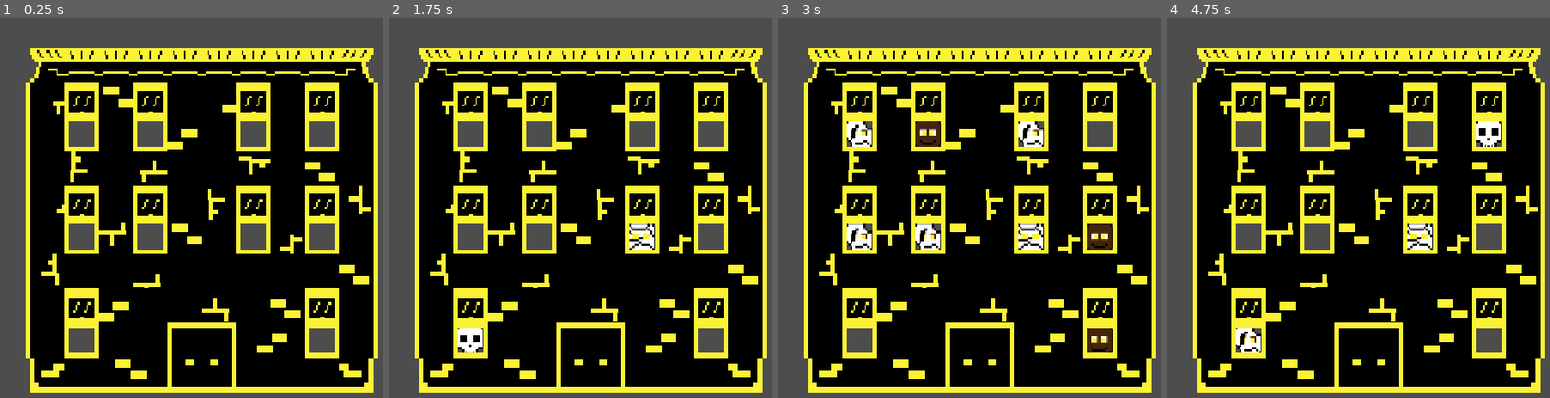
Above: before the commit, frames 1-4 (left to right).
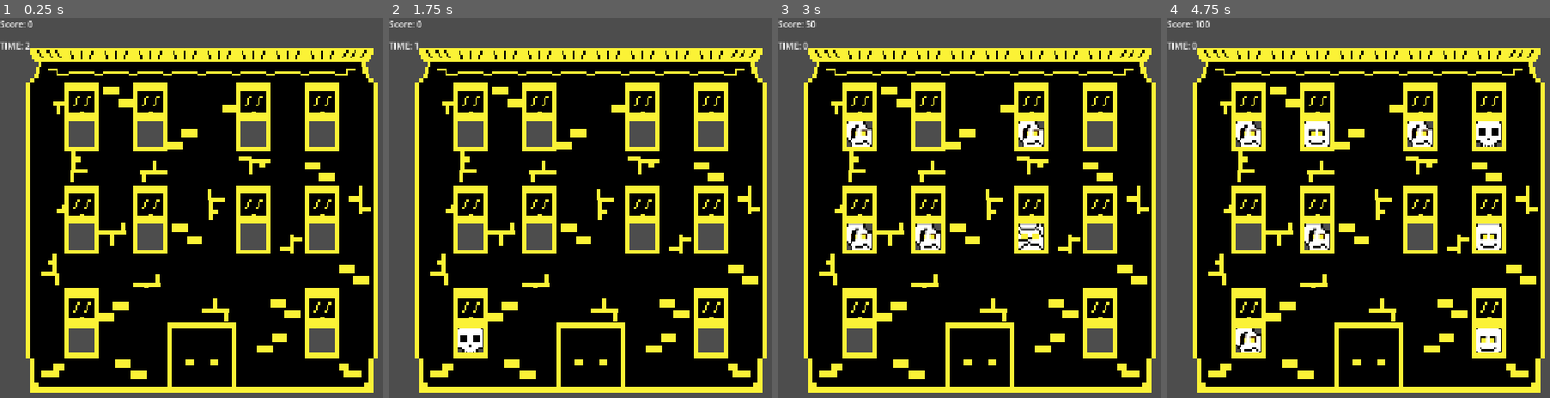
Above: after the commit, the same moments.

Repository: Pin7i7o/Baglord
Game: Godot game, scene res://Scenes/main.tscn
Same seed, same stepped clock (60 frames per second), same inputs: the game is played once before the commit and once after it.
Inputs (mouse positions are in pixels of both pictures, inside the frame that each line leads up to):
- Up to frame 1 (0.25 s): no input
- Up to frame 2 (1.75 s): tap Enter at 0.5 s; move the mouse to (469, 170) at 0.52 s; click (469, 170) at 0.6 s; tap Space at 1.25 s; move the mouse to (538, 170) at 1.27 s; click (538, 170) at 1.35 s
- Up to frame 3 (3 s): move the mouse to (1030, 170) at 2.02 s; click (1030, 170) at 2.1 s; move the mouse to (1099, 135) at 2.77 s; click (1099, 135) at 2.85 s
- Up to frame 4 (4.75 s): tap Enter at 3.5 s; move the mouse to (1247, 238) at 3.52 s; click (1247, 238) at 3.6 s; move the mouse to (1316, 272) at 4.27 s; click (1316, 272) at 4.35 s

The runs differ from the first frame. In frame 1, 0.2% of the frame differs, in the area x 0-9%, y 0-9%; in frame 2, 0.6%; in frame 3, 1.6%; in frame 4, 3.3%, in the area x 0-88%, y 0-89%.

Commit message:
Added score and timer dynamic updates

Diff:
--- a/Scenes/main.tscn
+++ b/Scenes/main.tscn
@@ -2,6 +2,7 @@
 
 [ext_resource type="PackedScene" uid="uid://ho7ni3oxkwpj" path="res://Scenes/window.tscn" id="1_bo1nx"]
 [ext_resource type="Texture2D" uid="uid://bi2pg5msvp5k5" path="res://Assets/Tileset/full_tileset.png" id="3_8gbba"]
+[ext_resource type="Script" uid="uid://djquq2noeruj8" path="res://Scipts/game_manager.gd" id="3_jjvhh"]
 
 [sub_resource type="TileSetAtlasSource" id="TileSetAtlasSource_jjvhh"]
 texture = ExtResource("3_8gbba")
@@ -29,40 +30,58 @@
 sources/11 = SubResource("TileSetAtlasSource_jjvhh")
 
 [node name="Main" type="Node2D" unique_id=1880168877]
+script = ExtResource("3_jjvhh")
 
-[node name="Node" type="Node2D" parent="." unique_id=881250454]
+[node name="Monsters" type="Node2D" parent="." unique_id=881250454]
 
-[node name="Monster" parent="Node" unique_id=2056801401 instance=ExtResource("1_bo1nx")]
+[node name="Monster" parent="Monsters" unique_id=2056801401 instance=ExtResource("1_bo1nx")]
 position = Vector2(152, 280)
 
-[node name="Monster2" parent="Node" unique_id=1007169670 instance=ExtResource("1_bo1nx")]
+[node name="Monster2" parent="Monsters" unique_id=1007169670 instance=ExtResource("1_bo1nx")]
 position = Vector2(280, 280)
 
-[node name="Monster3" parent="Node" unique_id=1390944587 instance=ExtResource("1_bo1nx")]
+[node name="Monster3" parent="Monsters" unique_id=1390944587 instance=ExtResource("1_bo1nx")]
 position = Vector2(472, 280)
 
-[node name="Monster4" parent="Node" unique_id=50435428 instance=ExtResource("1_bo1nx")]
+[node name="Monster4" parent="Monsters" unique_id=50435428 instance=ExtResource("1_bo1nx")]
 position = Vector2(600, 280)
 
-[node name="Monster5" parent="Node" unique_id=1289059518 instance=ExtResource("1_bo1nx")]
+[node name="Monster5" parent="Monsters" unique_id=1289059518 instance=ExtResource("1_bo1nx")]
 position = Vector2(152, 472)
 
-[node name="Monster6" parent="Node" unique_id=847810520 instance=ExtResource("1_bo1nx")]
+[node name="Monster6" parent="Monsters" unique_id=847810520 instance=ExtResource("1_bo1nx")]
 position = Vector2(280, 472)
 
-[node name="Monster7" parent="Node" unique_id=1372366179 instance=ExtResource("1_bo1nx")]
+[node name="Monster7" parent="Monsters" unique_id=1372366179 instance=ExtResource("1_bo1nx")]
 position = Vector2(471, 472)
 
-[node name="Monster8" parent="Node" unique_id=1236464021 instance=ExtResource("1_bo1nx")]
+[node name="Monster8" parent="Monsters" unique_id=1236464021 instance=ExtResource("1_bo1nx")]
 position = Vector2(600, 472)
 
-[node name="Monster9" parent="Node" unique_id=1475754348 instance=ExtResource("1_bo1nx")]
+[node name="Monster9" parent="Monsters" unique_id=1475754348 instance=ExtResource("1_bo1nx")]
 position = Vector2(599, 664)
 
-[node name="Monster10" parent="Node" unique_id=774500907 instance=ExtResource("1_bo1nx")]
+[node name="Monster10" parent="Monsters" unique_id=774500907 instance=ExtResource("1_bo1nx")]
 position = Vector2(152, 664)
+
+[node name="ScoreLabel" type="Label" parent="." unique_id=1341521540]
+offset_right = 69.0
+offset_bottom = 23.0
+text = "SCORE: 0"
 
 [node name="TileMapLayer" type="TileMapLayer" parent="." unique_id=1728741156]
 texture_filter = 1
 tile_map_data = PackedByteArray("AAAFACkACwADAAIAAAAlACkACwAEAAEAAAABACUACwAEAAIAAAABACEACwAEAAIAAAABAB0ACwAEAAIAAAABAB …(1952 unchanged characters)…
 tile_set = SubResource("TileSet_5qihg")
+
+[node name="Timer" type="Timer" parent="." unique_id=2026717707]
+wait_time = 2.0
+one_shot = true
+autostart = true
+
+[node name="TimerLabel" type="Label" parent="." unique_id=918382439]
+offset_top = 40.0
+offset_right = 40.0
+offset_bottom = 63.0
+
+[connection signal="timeout" from="Timer" to="." method="_on_timer_timeout"]
--- /dev/null
+++ b/Scipts/game_manager.gd
@@ -0,0 +1,27 @@
+extends Node2D
+
+@onready var score_label: Label = $ScoreLabel
+@onready var monsters: Node2D = $Monsters
+
+@onready var timer: Timer = $Timer
+@onready var timer_label: Label = $TimerLabel
+
+var score: int = 0
+
+func _ready() -> void:
+	score_label.text = ("Score: 0")
+	for monster in monsters.get_children():
+		monster.update_score.connect(_update_score)
+
+func _process(delta: float) -> void:
+	timer_label.text = "TIME: " + str(ceili(timer.time_left))
+
+func _update_score(points: int) -> void:
+	if (score + points) < 0:
+		score = 0
+	else:
+		score+= points
+	score_label.text = ("Score: " + str(score))
+
+func _on_timer_timeout() -> void:
+	print("game over")
--- a/Scipts/monster.gd
+++ b/Scipts/monster.gd
@@ -1,4 +1,6 @@
 extends Node2D
+
+signal update_score
 
 @onready var sprite_2d: Sprite2D = $Sprite2D
 @onready var collision_shape_2d: CollisionShape2D = $CollisionShape2D
@@ -27,12 +29,8 @@
 var type_of_monster: TYPE_OF_MONSTER = TYPE_OF_MONSTER.ZOMBIE
 var movement_height: int = 64
 var can_hit: bool = false
-var initial_position: Vector2 = Vector2.ZERO
-var sprite_node_positon_tween: Tween
-
 
 func _ready() -> void:
-	initial_position = global_position
 	_change_monster_settings()
 	randomize()
 
@@ -59,10 +57,10 @@
 
 func _set_new_timer() -> float:
 	match type_of_monster:
-		TYPE_OF_MONSTER.ZOMBIE: return 2.0
-		TYPE_OF_MONSTER.MUMMY: return 1.5
+		TYPE_OF_MONSTER.ZOMBIE: return 2.5
+		TYPE_OF_MONSTER.MUMMY: return 2.0
 		TYPE_OF_MONSTER.SKELETON: return 1.0
-		TYPE_OF_MONSTER.HUMAN: return 2.0
+		TYPE_OF_MONSTER.HUMAN: return 3.0
 		_: return 0.0
 
 func _on_timer_timeout() -> void:
@@ -75,6 +73,7 @@
 
 func _on_input_event(_viewport: Node, event: InputEvent, _shape_idx: int) -> void:
 	if event.is_action_released("click") and can_hit:
+		update_score.emit(monster_points.get(type_of_monster))
 		can_hit = false
 		_movement(Vector2.DOWN, true, true)
 
Binary file changed: Assets/Monsters/human.png
Not shown, added: Scipts/game_manager.gd.uid
